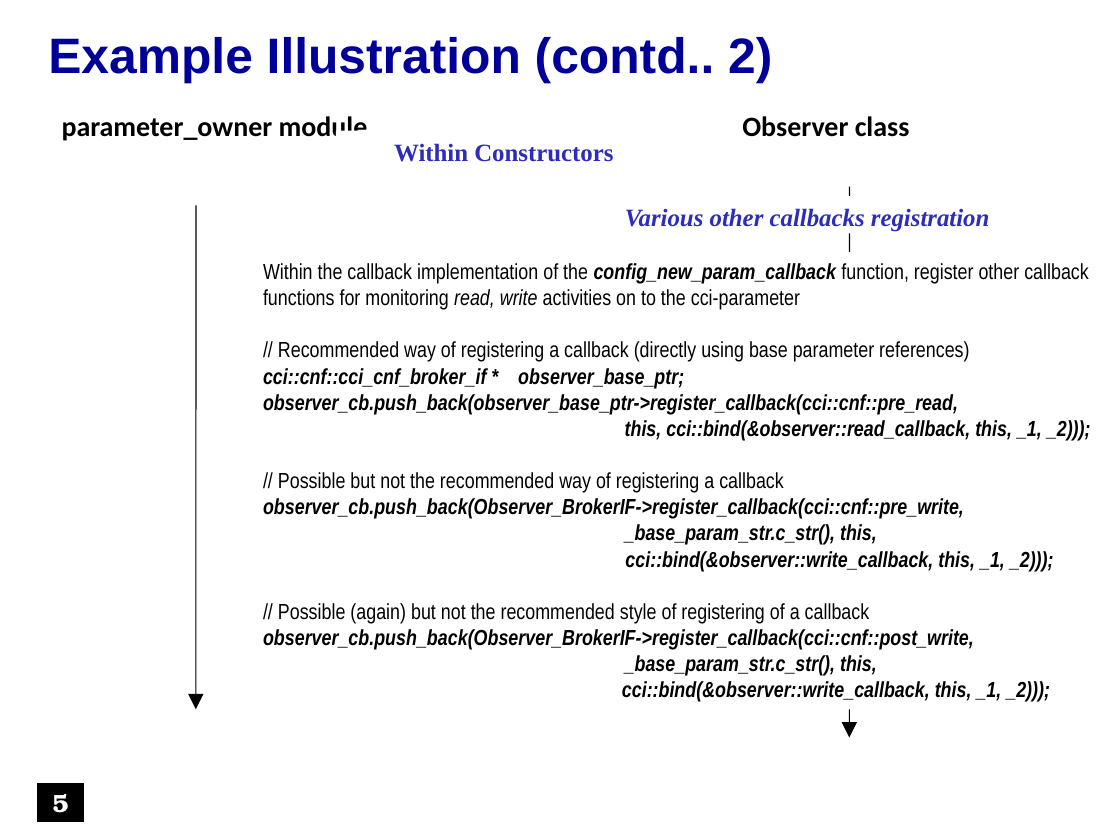
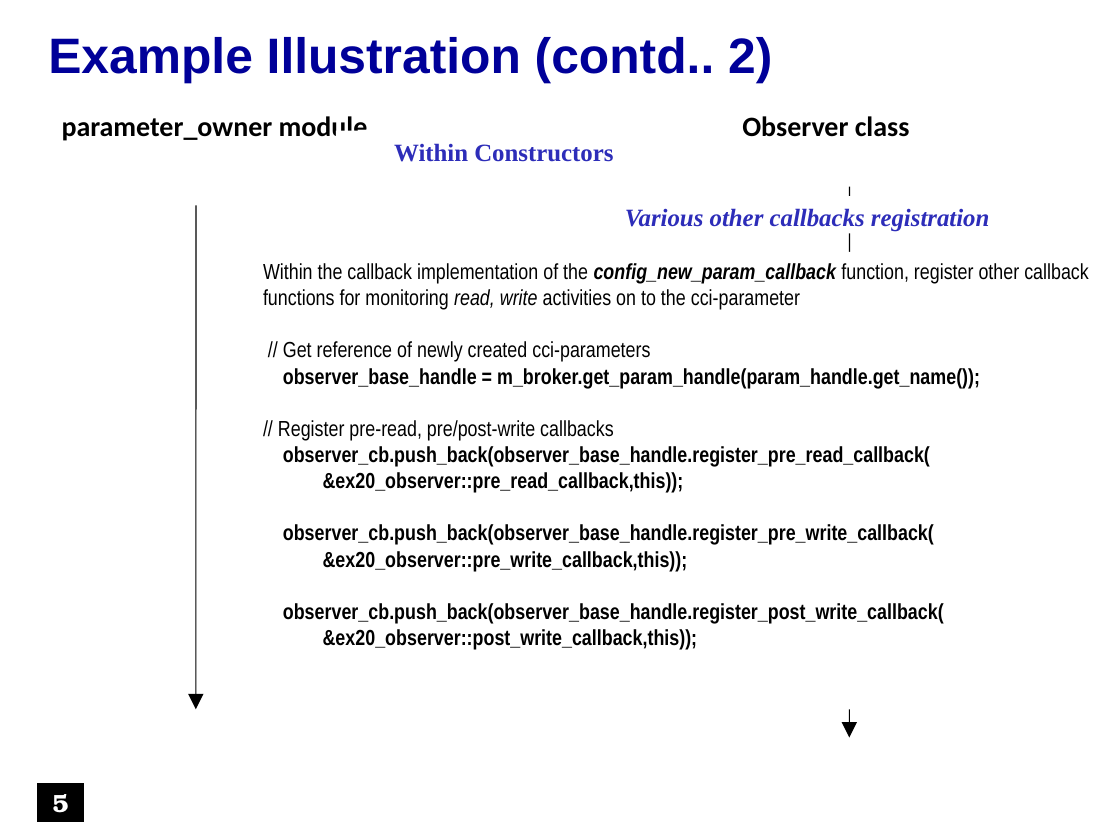
Before and after one commit to accellera-official/cci, a slide deck: slide 5 of examples/ex20_Tracing_Parameter_Activity/docs/ex20_Tracing_Parameter_Activity.ppt. Drawn at 1120x840 pixels with LibreOffice and Linux fonts; fonts in the diff are those of the drawing; background and template pictures are left out. Boxes give left, top, right and bottom in pixels: in the first picture for what was removed or moved away, otherwise in the second. Text is boxed around its words. In the diff, an @@ line names an element or a change of style, - is before the commit and + after.

```diff
--- a/examples/ex20_Tracing_Parameter_Activity/docs/ex20_Tracing_Parameter_Activity.ppt
+++ b/examples/ex20_Tracing_Parameter_Activity/docs/ex20_Tracing_Parameter_Activity.ppt
@@ text at <box>263,263,1089,650</box>: text changed; italic off @@
-Within the callback implementation of the config_new_param_callback function, register other callback functions for monitoring read, write activities on to the cci-parameter
-// Recommended way of registering a callback (directly using base parameter references)
-cci::cnf::cci_cnf_broker_if * observer_base_ptr;
-observer_cb.push_back(observer_base_ptr->register_callback(cci::cnf::pre_read,
-this, cci::bind(&observer::read_callback, this, _1, _2)));
-// Possible but not the recommended way of registering a callback
-observer_cb.push_back(Observer_BrokerIF->register_callback(cci::cnf::pre_write,
-_base_param_str.c_str(), this,
-cci::bind(&observer::write_callback, this, _1, _2)));
-// Possible (again) but not the recommended style of registering of a callback
-observer_cb.push_back(Observer_BrokerIF->register_callback(cci::cnf::post_write,
-_base_param_str.c_str(), this,
-cci::bind(&observer::write_callback, this, _1, _2)));
+Within the callback implementation of the config_new_param_callback function, register other callback functions for monitoring read, write activities on to the cci-parameter
+// Get reference of newly created cci-parameters
+observer_base_handle = m_broker.get_param_handle(param_handle.get_name());
+// Register pre-read, pre/post-write callbacks
+observer_cb.push_back(observer_base_handle.register_pre_read_callback(
+&ex20_observer::pre_read_callback,this));
+observer_cb.push_back(observer_base_handle.register_pre_write_callback(
+&ex20_observer::pre_write_callback,this));
+observer_cb.push_back(observer_base_handle.register_post_write_callback(
+&ex20_observer::post_write_callback,this));
```
Also in this commit, not shown: 6 other slides changed, 12 other files.
